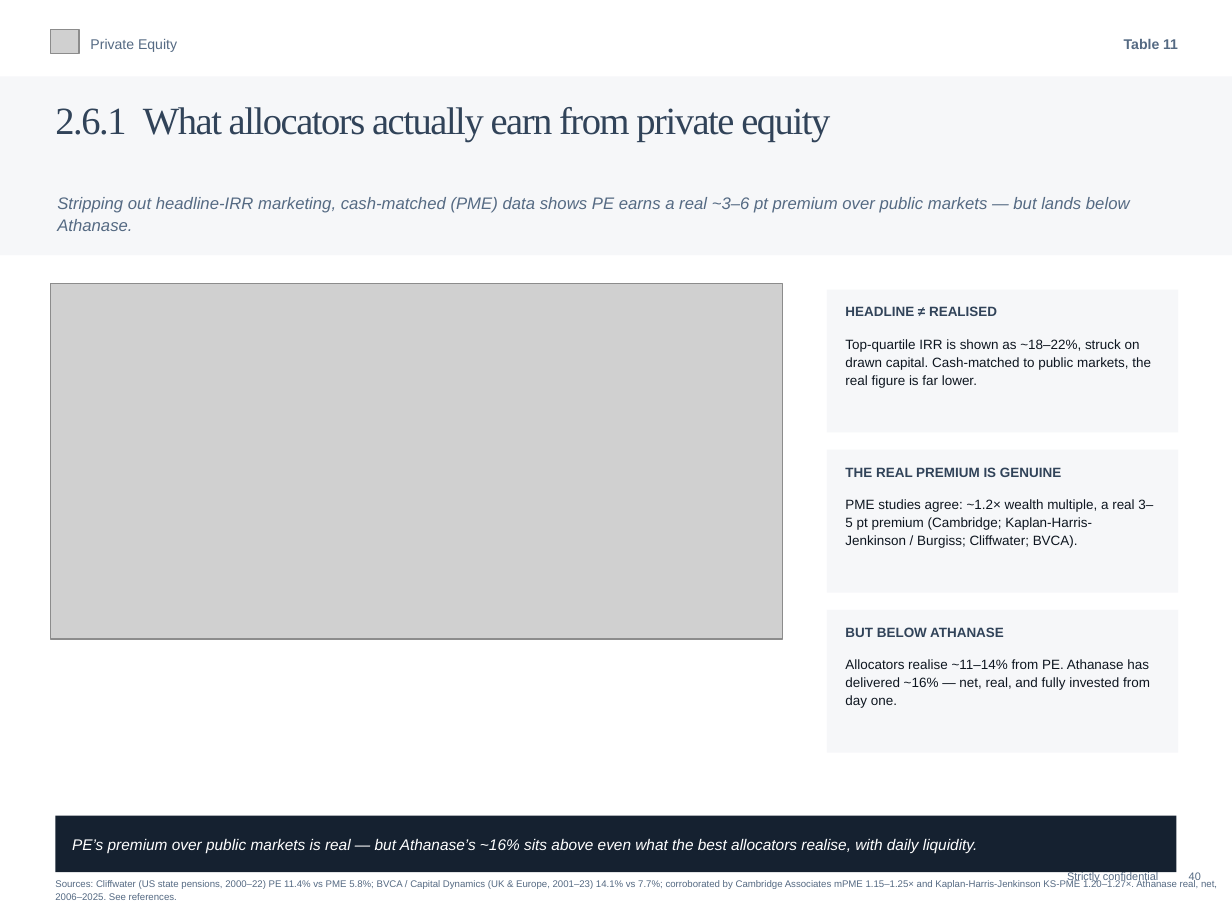
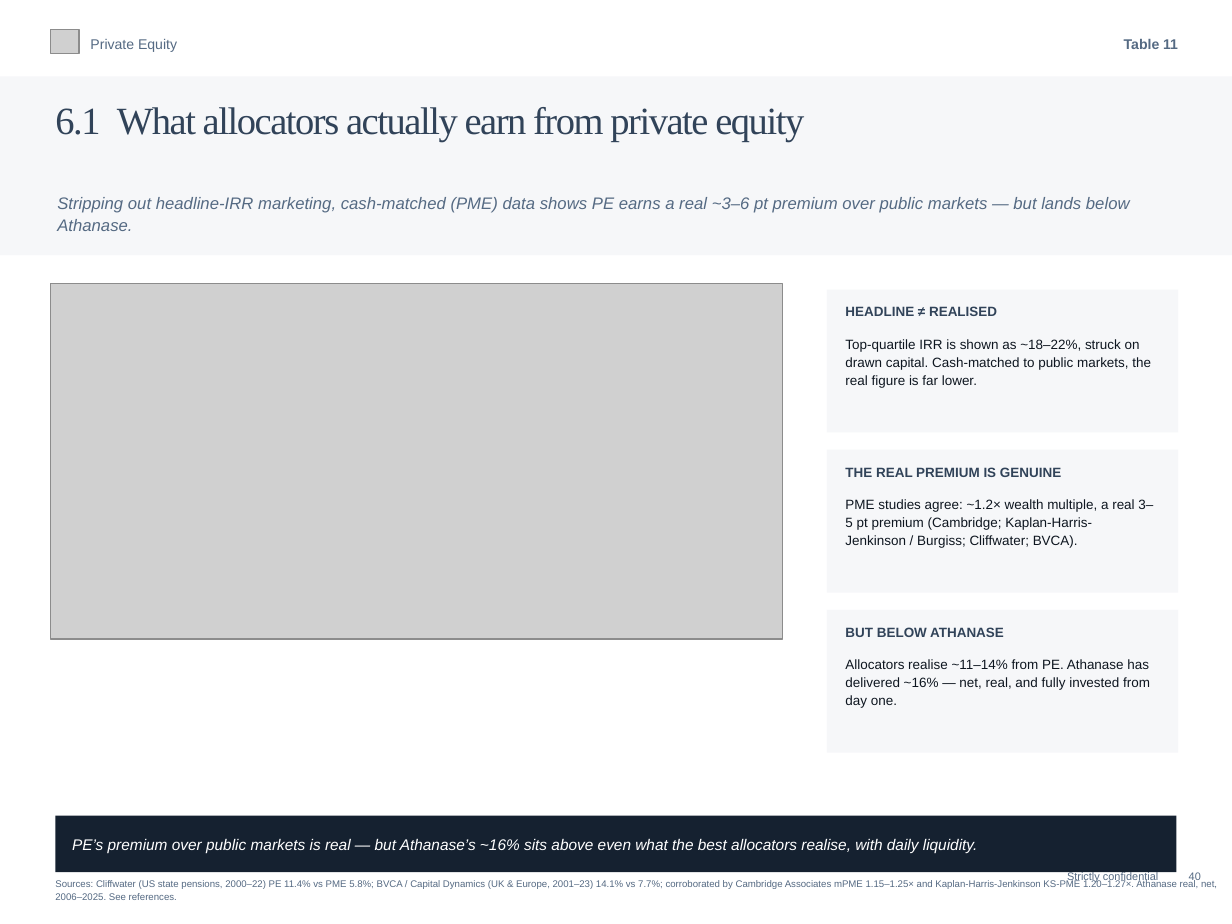
Before and after one commit to charette-lab/Claude, a slide deck: slide 43 of Athanase_Engaged_Ownership_Allocator_Deck.pptx. Drawn at 1232x924 pixels with LibreOffice and Linux fonts; fonts in the diff are those of the drawing; grey boxes stand for pictures. Boxes give left, top, right and bottom in pixels: in the first picture for what was removed or moved away, otherwise in the second. Text is boxed around its words. In the diff, an @@ line names an element or a change of style, - is before the commit and + after.

```diff
--- a/Athanase_Engaged_Ownership_Allocator_Deck.pptx
+++ b/Athanase_Engaged_Ownership_Allocator_Deck.pptx
@@ text at <box>55,107,804,142</box>: text changed @@
-2.6.1 What allocators actually earn from private equity
+6.1 What allocators actually earn from private equity
```
Also in this commit, not shown: 39 other slides changed, 1 other file.
